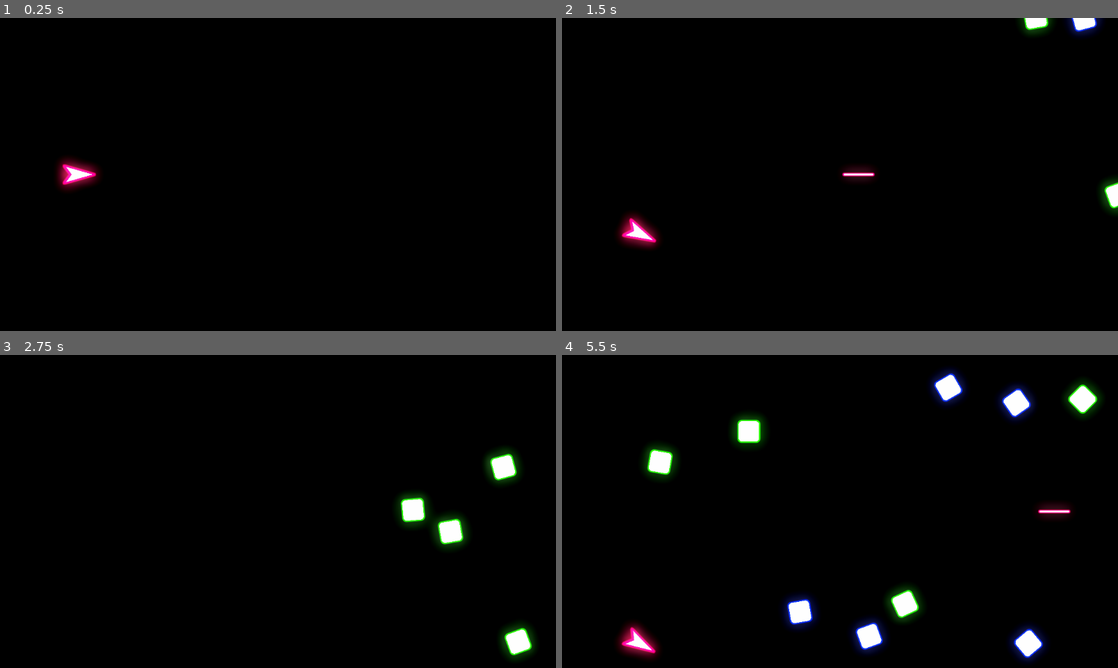
Above: before the commit, frames 1-4 (two rows, left to right).
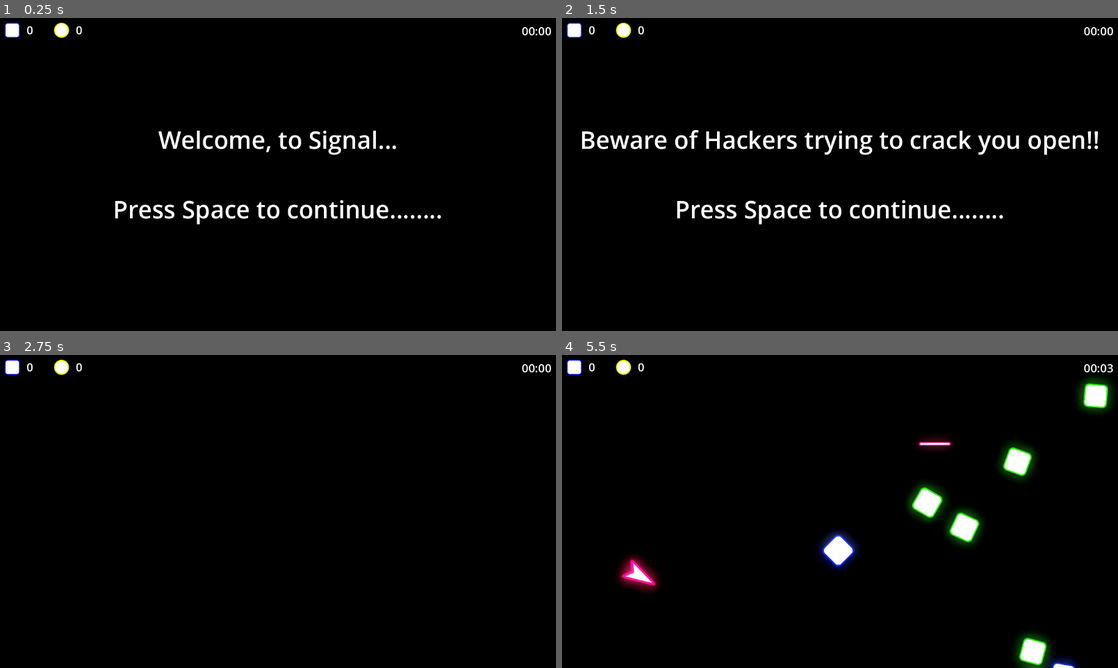
Above: after the commit, the same moments.

Repository: MUmarShahbaz/Signal
Game: Godot game, scene res://components/game/game.tscn
Two runs of this game, one before a commit and one after it. Both use one fixed random seed, a clock stepped at 60 frames per second and the inputs below.
Inputs:
- Up to frame 1 (0.25 s): no input
- Up to frame 2 (1.5 s): tap Space (next, bound only after the commit) at 0.5, 0.6, 1.25, 1.35 s; hold Right 0.53-1.28 s; hold Down (down) from 1.28 s (still down)
- Up to frame 3 (2.75 s): tap Space (next, bound only after the commit) at 2, 2.3 s; release Down (down) at 2.03 s; hold Right from 2.03 s (still down); tap Alt at 2.1 s
- Up to frame 4 (5.5 s): release Right at 2.78 s; hold Up (up) 2.78-3.53 s; tap Shift at 2.85 s; tap Space (next, bound only after the commit) at 3.05, 3.6, 4.35, 5.3 s; hold Left 3.53-5.03 s; hold Down (down) from 5.03 s (still down); tap Alt at 5.1 s

The runs differ from the first frame. In frame 1, 3.2% of the frame differs, in the area x 0-100%, y 1-66%; in frame 2, 5.4%; in frame 3, 2.8%; in frame 4, 11%, in the area x 0-100%, y 1-100%.

Commit message:
Added a HUD and Game Starting Logic
Also a bit of puslating animations to make it look less plain

Diff:
--- a/components/game/cleaner.gd
+++ b/components/game/cleaner.gd
@@ -1,4 +1,11 @@
 extends Area2D
+
+var player = preload("res://components/player/player.tscn")
 
 func _on_body_entered(body: Node2D) -> void:
 	body.queue_free()
+
+func start():
+	await get_tree().create_timer(1.0).timeout
+	var new_player = player.instantiate()
+	add_sibling(new_player)
--- a/components/game/game.tscn
+++ b/components/game/game.tscn
@@ -1,8 +1,15 @@
-[gd_scene load_steps=9 format=3 uid="uid://c7vr34q41akig"]
+[gd_scene load_steps=10 format=3 uid="uid://c7vr34q41akig"]
 
 [ext_resource type="PackedScene" uid="uid://c6p04jixa6vpf" path="res://components/spawner/spawner.tscn" id="1_8im3q"]
-[ext_resource type="PackedScene" uid="uid://buyxmhmvc54s8" path="res://components/player/player.tscn" id="2_k2e6f"]
+[ext_resource type="PackedScene" uid="uid://v62edcjcgouy" path="res://components/ui/hud.tscn" id="3_k2e6f"]
+[ext_resource type="PackedScene" uid="uid://dkjh28mf0ao1b" path="res://components/ui/intro.tscn" id="4_hp45u"]
 [ext_resource type="Script" uid="uid://c6241pfc8o3sq" path="res://components/game/cleaner.gd" id="5_k45nv"]
+
+[sub_resource type="RectangleShape2D" id="RectangleShape2D_hp45u"]
+size = Vector2(2876, 215)
+
+[sub_resource type="RectangleShape2D" id="RectangleShape2D_k45nv"]
+size = Vector2(246.5, 1822)
 
 [sub_resource type="RectangleShape2D" id="RectangleShape2D_8im3q"]
 size = Vector2(156, 1271.5)
@@ -16,13 +23,27 @@
 glow_intensity = 1.14
 glow_hdr_scale = 0.0
 
-[sub_resource type="RectangleShape2D" id="RectangleShape2D_hp45u"]
-size = Vector2(2876, 215)
+[node name="Game" type="Node2D"]
 
-[sub_resource type="RectangleShape2D" id="RectangleShape2D_k45nv"]
-size = Vector2(246.5, 1822)
+[node name="Cleaner and Player Spawner" type="Area2D" parent="."]
+collision_mask = 14
+script = ExtResource("5_k45nv")
 
-[node name="Game" type="Node2D"]
+[node name="up" type="CollisionShape2D" parent="Cleaner and Player Spawner"]
+position = Vector2(605, -843.5)
+shape = SubResource("RectangleShape2D_hp45u")
+
+[node name="down" type="CollisionShape2D" parent="Cleaner and Player Spawner"]
+position = Vector2(605, 819)
+shape = SubResource("RectangleShape2D_hp45u")
+
+[node name="left" type="CollisionShape2D" parent="Cleaner and Player Spawner"]
+position = Vector2(-919.75, -20)
+shape = SubResource("RectangleShape2D_k45nv")
+
+[node name="right" type="CollisionShape2D" parent="Cleaner and Player Spawner"]
+position = Vector2(2140, -20)
+shape = SubResource("RectangleShape2D_k45nv")
 
 [node name="Virus Spawner" parent="." node_paths=PackedStringArray("region") instance=ExtResource("1_8im3q")]
 position = Vector2(1780, 0)
@@ -46,29 +67,17 @@
 offset = Vector2(700, 0)
 zoom = Vector2(0.6, 0.6)
 
-[node name="Player" parent="." instance=ExtResource("2_k2e6f")]
-
 [node name="WorldEnvironment" type="WorldEnvironment" parent="."]
 environment = SubResource("Environment_k2e6f")
 
-[node name="CleanUpZone" type="Area2D" parent="."]
-collision_mask = 12
-script = ExtResource("5_k45nv")
+[node name="CanvasLayer" type="CanvasLayer" parent="."]
 
-[node name="up" type="CollisionShape2D" parent="CleanUpZone"]
-position = Vector2(605, -843.5)
-shape = SubResource("RectangleShape2D_hp45u")
+[node name="HUD" parent="CanvasLayer" instance=ExtResource("3_k2e6f")]
 
-[node name="down" type="CollisionShape2D" parent="CleanUpZone"]
-position = Vector2(605, 819)
-shape = SubResource("RectangleShape2D_hp45u")
+[node name="Intro" parent="CanvasLayer" instance=ExtResource("4_hp45u")]
 
-[node name="left" type="CollisionShape2D" parent="CleanUpZone"]
-position = Vector2(-919.75, -20)
-shape = SubResource("RectangleShape2D_k45nv")
-
-[node name="right" type="CollisionShape2D" parent="CleanUpZone"]
-position = Vector2(2140, -20)
-shape = SubResource("RectangleShape2D_k45nv")
-
-[connection signal="body_entered" from="CleanUpZone" to="CleanUpZone" method="_on_body_entered"]
+[connection signal="body_entered" from="Cleaner and Player Spawner" to="Cleaner and Player Spawner" method="_on_body_entered"]
+[connection signal="start" from="CanvasLayer/Intro" to="Cleaner and Player Spawner" method="start"]
+[connection signal="start" from="CanvasLayer/Intro" to="Virus Spawner" method="enable"]
+[connection signal="start" from="CanvasLayer/Intro" to="Hacker Spawner" method="enable"]
+[connection signal="start" from="CanvasLayer/Intro" to="CanvasLayer/HUD" method="start"]
--- a/components/hacker/hacker.tscn
+++ b/components/hacker/hacker.tscn
@@ -7,7 +7,82 @@
 [ext_resource type="PackedScene" uid="uid://b6xjkvh5y3c8j" path="res://components/shot/shot.tscn" id="4_vak2u"]
 
 [sub_resource type="CircleShape2D" id="CircleShape2D_vumu6"]
-radius = 34.0588
+radius = 46.0435
+
+[sub_resource type="Animation" id="Animation_s5xke"]
+resource_name = "Spawn"
+length = 0.3
+tracks/0/type = "value"
+tracks/0/imported = false
+tracks/0/enabled = true
+tracks/0/path = NodePath("Sprite:scale")
+tracks/0/interp = 1
+tracks/0/loop_wrap = true
+tracks/0/keys = {
+"times": PackedFloat32Array(0, 0.2, 0.3),
+"transitions": PackedFloat32Array(1, 1, 1),
+"update": 0,
+"values": [Vector2(0.01, 0.01), Vector2(1.5, 1.5), Vector2(1.2, 1.2)]
+}
+
+[sub_resource type="Animation" id="Animation_yi8wd"]
+length = 0.001
+tracks/0/type = "value"
+tracks/0/imported = false
+tracks/0/enabled = true
+tracks/0/path = NodePath("Sprite:scale")
+tracks/0/interp = 1
+tracks/0/loop_wrap = true
+tracks/0/keys = {
+"times": PackedFloat32Array(0),
+"transitions": PackedFloat32Array(1),
+"update": 0,
+"values": [Vector2(0.01, 0.01)]
+}
+
+[sub_resource type="Animation" id="Animation_x3lf6"]
+resource_name = "idle"
+length = 0.1
+loop_mode = 2
+tracks/0/type = "value"
+tracks/0/imported = false
+tracks/0/enabled = true
+tracks/0/path = NodePath("Sprite:scale")
+tracks/0/interp = 1
+tracks/0/loop_wrap = true
+tracks/0/keys = {
+"times": PackedFloat32Array(0, 0.1),
+"transitions": PackedFloat32Array(1, 1),
+"update": 0,
+"values": [Vector2(1.2, 1.2), Vector2(1.3, 1.3)]
+}
+
+[sub_resource type="AnimationLibrary" id="AnimationLibrary_x3lf6"]
+_data = {
+&"RESET": SubResource("Animation_yi8wd"),
+&"Spawn": SubResource("Animation_s5xke"),
+&"idle": SubResource("Animation_x3lf6")
+}
+
+[sub_resource type="AnimationNodeAnimation" id="AnimationNodeAnimation_s5xke"]
+animation = &"Spawn"
+
+[sub_resource type="AnimationNodeAnimation" id="AnimationNodeAnimation_yi8wd"]
+animation = &"idle"
+
+[sub_resource type="AnimationNodeStateMachineTransition" id="AnimationNodeStateMachineTransition_x3lf6"]
+advance_mode = 2
+
+[sub_resource type="AnimationNodeStateMachineTransition" id="AnimationNodeStateMachineTransition_3b2t5"]
+switch_mode = 2
+advance_mode = 2
+
+[sub_resource type="AnimationNodeStateMachine" id="AnimationNodeStateMachine_s5xke"]
+states/Spawn/node = SubResource("AnimationNodeAnimation_s5xke")
+states/Spawn/position = Vector2(324, 100.667)
+states/idle/node = SubResource("AnimationNodeAnimation_yi8wd")
+states/idle/position = Vector2(444, 102)
+transitions = ["Start", "Spawn", SubResource("AnimationNodeStateMachineTransition_x3lf6"), "Spawn", "idle", SubResource("AnimationNodeStateMachineTransition_3b2t5")]
 
 [node name="Hacker" type="CharacterBody2D"]
 z_index = 3
@@ -17,6 +92,7 @@
 
 [node name="Sprite" type="Sprite2D" parent="."]
 material = ExtResource("1_8i1j1")
+scale = Vector2(0.01, 0.01)
 texture = ExtResource("1_xjejf")
 
 [node name="Collider" type="CollisionShape2D" parent="."]
@@ -30,3 +106,12 @@
 z_index = 2
 interval = 1.0
 metadata/_custom_type_script = "uid://b3bb7oervp0w"
+
+[node name="AnimationPlayer" type="AnimationPlayer" parent="."]
+libraries = {
+&"": SubResource("AnimationLibrary_x3lf6")
+}
+
+[node name="AnimationTree" type="AnimationTree" parent="."]
+tree_root = SubResource("AnimationNodeStateMachine_s5xke")
+anim_player = NodePath("../AnimationPlayer")
--- a/components/player/player.gd
+++ b/components/player/player.gd
@@ -4,8 +4,6 @@
 @onready var anim_tree: AnimationTree = $"Animation Tree"
 @export var anim_speed:= 8.0
 @export var move_speed:= 600
-
-@export var Hearts: int = 3
 
 var pointing_at := 0.0
 
--- a/components/player/player.tscn
+++ b/components/player/player.tscn
@@ -6,21 +6,6 @@
 [ext_resource type="Material" uid="uid://b7hsxg70gkk5q" path="res://components/shader/halo.tres" id="4_mpawu"]
 [ext_resource type="PackedScene" uid="uid://b6xjkvh5y3c8j" path="res://components/shot/shot.tscn" id="4_wa6cj"]
 
-[sub_resource type="Animation" id="Animation_kfe3d"]
-length = 0.001
-tracks/0/type = "value"
-tracks/0/imported = false
-tracks/0/enabled = true
-tracks/0/path = NodePath("Sprite:rotation")
-tracks/0/interp = 1
-tracks/0/loop_wrap = true
-tracks/0/keys = {
-"times": PackedFloat32Array(0),
-"transitions": PackedFloat32Array(1),
-"update": 0,
-"values": [1.5708]
-}
-
 [sub_resource type="Animation" id="Animation_wa6cj"]
 resource_name = "down"
 length = 0.5
@@ -36,6 +21,18 @@
 "update": 0,
 "values": [1.5708, 2.0944]
 }
+tracks/1/type = "value"
+tracks/1/imported = false
+tracks/1/enabled = true
+tracks/1/path = NodePath("Sprite:scale")
+tracks/1/interp = 1
+tracks/1/loop_wrap = true
+tracks/1/keys = {
+"times": PackedFloat32Array(0),
+"transitions": PackedFloat32Array(1),
+"update": 0,
+"values": [Vector2(1, 1)]
+}
 
 [sub_resource type="Animation" id="Animation_mpawu"]
 resource_name = "down_n"
@@ -51,6 +48,18 @@
 "transitions": PackedFloat32Array(0.297302, 2.46229),
 "update": 0,
 "values": [2.0944, 1.5708]
+}
+tracks/1/type = "value"
+tracks/1/imported = false
+tracks/1/enabled = true
+tracks/1/path = NodePath("Sprite:scale")
+tracks/1/interp = 1
+tracks/1/loop_wrap = true
+tracks/1/keys = {
+"times": PackedFloat32Array(0),
+"transitions": PackedFloat32Array(1),
+"update": 0,
+"values": [Vector2(1, 1)]
 }
 
 [sub_resource type="Animation" id="Animation_pvtfm"]
@@ -68,6 +77,18 @@
 "update": 0,
 "values": [1.5708, 1.5708]
 }
+tracks/1/type = "value"
+tracks/1/imported = false
+tracks/1/enabled = true
+tracks/1/path = NodePath("Sprite:scale")
+tracks/1/interp = 1
+tracks/1/loop_wrap = true
+tracks/1/keys = {
+"times": PackedFloat32Array(0),
+"transitions": PackedFloat32Array(1),
+"update": 0,
+"values": [Vector2(1, 1)]
+}
 
 [sub_resource type="Animation" id="Animation_t3162"]
 resource_name = "up"
@@ -84,6 +105,18 @@
 "update": 0,
 "values": [1.5708, 1.0472]
 }
+tracks/1/type = "value"
+tracks/1/imported = false
+tracks/1/enabled = true
+tracks/1/path = NodePath("Sprite:scale")
+tracks/1/interp = 1
+tracks/1/loop_wrap = true
+tracks/1/keys = {
+"times": PackedFloat32Array(0),
+"transitions": PackedFloat32Array(1),
+"update": 0,
+"values": [Vector2(1, 1)]
+}
 
 [sub_resource type="Animation" id="Animation_ph1f6"]
 resource_name = "up_n"
@@ -99,11 +132,67 @@
 "transitions": PackedFloat32Array(0.297302, 2.46229),
 "update": 0,
 "values": [1.0472, 1.5708]
+}
+tracks/1/type = "value"
+tracks/1/imported = false
+tracks/1/enabled = true
+tracks/1/path = NodePath("Sprite:scale")
+tracks/1/interp = 1
+tracks/1/loop_wrap = true
+tracks/1/keys = {
+"times": PackedFloat32Array(0),
+"transitions": PackedFloat32Array(1),
+"update": 0,
+"values": [Vector2(1, 1)]
+}
+
+[sub_resource type="Animation" id="Animation_02tnr"]
+resource_name = "Spawn"
+length = 0.3
+tracks/0/type = "value"
+tracks/0/imported = false
+tracks/0/enabled = true
+tracks/0/path = NodePath("Sprite:scale")
+tracks/0/interp = 1
+tracks/0/loop_wrap = true
+tracks/0/keys = {
+"times": PackedFloat32Array(0, 0.2, 0.3),
+"transitions": PackedFloat32Array(1, 1, 1),
+"update": 0,
+"values": [Vector2(0.01, 0.01), Vector2(1.5, 1.5), Vector2(1, 1)]
+}
+
+[sub_resource type="Animation" id="Animation_kfe3d"]
+length = 0.001
+tracks/0/type = "value"
+tracks/0/imported = false
+tracks/0/enabled = true
+tracks/0/path = NodePath("Sprite:scale")
+tracks/0/interp = 1
+tracks/0/loop_wrap = true
+tracks/0/keys = {
+"times": PackedFloat32Array(0),
+"transitions": PackedFloat32Array(1),
+"update": 0,
+"values": [Vector2(0.01, 0.01)]
+}
+tracks/1/type = "value"
+tracks/1/imported = false
+tracks/1/enabled = true
+tracks/1/path = NodePath("Sprite:rotation")
+tracks/1/interp = 1
+tracks/1/loop_wrap = true
+tracks/1/keys = {
+"times": PackedFloat32Array(0),
+"transitions": PackedFloat32Array(1),
+"update": 0,
+"values": [1.5708]
 }
 
 [sub_resource type="AnimationLibrary" id="AnimationLibrary_pvtfm"]
 _data = {
 &"RESET": SubResource("Animation_kfe3d"),
+&"Spawn": SubResource("Animation_02tnr"),
 &"down": SubResource("Animation_wa6cj"),
 &"down_n": SubResource("Animation_mpawu"),
 &"forward": SubResource("Animation_pvtfm"),
@@ -129,14 +218,22 @@
 blend_point_2/pos = 0.0
 snap = 0.05
 
-[sub_resource type="AnimationNodeStateMachineTransition" id="AnimationNodeStateMachineTransition_kfe3d"]
+[sub_resource type="AnimationNodeAnimation" id="AnimationNodeAnimation_mpawu"]
+animation = &"Spawn"
+
+[sub_resource type="AnimationNodeStateMachineTransition" id="AnimationNodeStateMachineTransition_pvtfm"]
+advance_mode = 2
+
+[sub_resource type="AnimationNodeStateMachineTransition" id="AnimationNodeStateMachineTransition_02tnr"]
 switch_mode = 2
 advance_mode = 2
 
 [sub_resource type="AnimationNodeStateMachine" id="AnimationNodeStateMachine_ph1f6"]
 states/Move/node = SubResource("AnimationNodeBlendSpace1D_pxnim")
 states/Move/position = Vector2(446.667, 99.2949)
-transitions = ["Start", "Move", SubResource("AnimationNodeStateMachineTransition_kfe3d")]
+states/Spawn/node = SubResource("AnimationNodeAnimation_mpawu")
+states/Spawn/position = Vector2(326.667, 99.4173)
+transitions = ["Start", "Spawn", SubResource("AnimationNodeStateMachineTransition_pvtfm"), "Spawn", "Move", SubResource("AnimationNodeStateMachineTransition_02tnr")]
 graph_offset = Vector2(0, -46.6176)
 
 [node name="Player" type="CharacterBody2D" groups=["player"]]
@@ -155,6 +252,7 @@
 [node name="Sprite" type="Sprite2D" parent="."]
 material = ExtResource("4_mpawu")
 rotation = 1.5708
+scale = Vector2(0.01, 0.01)
 texture = ExtResource("1_t3162")
 offset = Vector2(0, -14)
 
@@ -169,4 +267,5 @@
 parameters/Move/blend_position = -0.00215054
 
 [node name="Collider" type="CollisionPolygon2D" parent="."]
+visible = false
 polygon = PackedVector2Array(-12, 0, -32, 26, 59, 0, -32, -26)
--- a/components/spawner/spawner.gd
+++ b/components/spawner/spawner.gd
@@ -4,6 +4,7 @@
 var virus = preload("res://components/virus/virus.tscn")
 var hacker = preload("res://components/hacker/hacker.tscn")
 
+@export var enabled : bool = false
 @export var mob: spawnable_mobs
 @export var region: CollisionShape2D
 @export var interval: float = 1.0
@@ -14,10 +15,11 @@
 var n: int = 0
 
 func _process(delta: float) -> void:
+	if not enabled: return
 	last_spawn += delta
 	if last_spawn > interval:
 		last_spawn = 0
-		var position = to_global(Vector2(randf_range(-extents.x, extents.x), randf_range(-extents.y, extents.y)))
+		var spawn_position = to_global(Vector2(randf_range(-extents.x, extents.x), randf_range(-extents.y, extents.y)))
 		var new_mob: CharacterBody2D
 		if n >= max_instances:
 			return
@@ -27,9 +29,12 @@
 			spawnable_mobs.hacker:
 				new_mob = hacker.instantiate()
 		n+=1
-		new_mob.global_position = position
+		new_mob.global_position = spawn_position
 		new_mob.tree_exited.connect(Callable(self, "mob_died"))
 		add_sibling(new_mob)
 
 func mob_died():
 	n -= 1
+
+func enable():
+	enabled = true
--- /dev/null
+++ b/components/ui/hud.gd
@@ -0,0 +1,28 @@
+extends Control
+
+@onready var time: Label = $Time
+@onready var virus: Label = $"Kill Count/Virus Counter/Count"
+@onready var hacker: Label = $"Kill Count/Hacker Counter/Count"
+
+var seconds: float = 0.0
+var begin: bool = false
+
+func start():
+	begin = true
+
+func _process(delta: float) -> void:
+	if begin:
+		seconds += delta
+		time.text = formatted_time()
+
+func killed_virus():
+	virus.text = str(int(virus.text) + 1)
+
+func killed_hacker():
+	hacker.text = str(int(hacker.text) + 1)
+
+func formatted_time():
+	var total_seconds:int = int(seconds)
+	var minutes:int = total_seconds / 60
+	var secs:int = total_seconds % 60
+	return "%02d:%02d" % [minutes, secs]
--- /dev/null
+++ b/components/ui/hud.tscn
@@ -0,0 +1,60 @@
+[gd_scene load_steps=4 format=3 uid="uid://v62edcjcgouy"]
+
+[ext_resource type="Texture2D" uid="uid://h3bh05sre1u8" path="res://components/virus/sprite1.png" id="1_kjhcr"]
+[ext_resource type="Script" uid="uid://dv4b2muxg0k46" path="res://components/ui/hud.gd" id="1_w10xe"]
+[ext_resource type="Texture2D" uid="uid://df0sqgsioojy3" path="res://components/hacker/sprite.png" id="2_kjhcr"]
+
+[node name="HUD" type="Control"]
+layout_mode = 3
+anchors_preset = 15
+anchor_right = 1.0
+anchor_bottom = 1.0
+grow_horizontal = 2
+grow_vertical = 2
+script = ExtResource("1_w10xe")
+
+[node name="Time" type="Label" parent="."]
+layout_mode = 1
+anchors_preset = 1
+anchor_left = 1.0
+anchor_right = 1.0
+offset_left = -51.0
+offset_top = 10.0
+offset_right = -10.0
+offset_bottom = 33.0
+grow_horizontal = 0
+theme_override_font_sizes/font_size = 24
+text = "00:00"
+
+[node name="Kill Count" type="HSplitContainer" parent="."]
+layout_mode = 0
+offset_right = 171.0
+offset_bottom = 51.0
+
+[node name="Virus Counter" type="HBoxContainer" parent="Kill Count"]
+layout_mode = 2
+size_flags_horizontal = 0
+
+[node name="Icon" type="TextureRect" parent="Kill Count/Virus Counter"]
+layout_mode = 2
+texture = ExtResource("1_kjhcr")
+expand_mode = 3
+
+[node name="Count" type="Label" parent="Kill Count/Virus Counter"]
+layout_mode = 2
+theme_override_font_sizes/font_size = 24
+text = "0"
+
+[node name="Hacker Counter" type="HBoxContainer" parent="Kill Count"]
+layout_mode = 2
+size_flags_horizontal = 8
+
+[node name="Icon" type="TextureRect" parent="Kill Count/Hacker Counter"]
+layout_mode = 2
+texture = ExtResource("2_kjhcr")
+expand_mode = 2
+
+[node name="Count" type="Label" parent="Kill Count/Hacker Counter"]
+layout_mode = 2
+theme_override_font_sizes/font_size = 24
+text = "0"
--- /dev/null
+++ b/components/ui/intro.gd
@@ -0,0 +1,24 @@
+extends Control
+
+@onready var label:Label = $Label
+
+var messages: Array[String] = [
+	"Welcome, to Signal...",
+	"In case you still don't understand,\nthe user just sent a signal to his friend.",
+	"And you, my buddy ol' pal, are that signal.",
+	"You're job is to go through the internet,\na place full of floating viruses.",
+	"Beware of Hackers trying to crack you open!!",
+	"Use WS or Up Down Arrow keys to move"
+]
+var continue_message: String = "Press Space to continue........"
+var current_text: int = 0
+
+signal start()
+
+func _process(_delta: float) -> void:
+	label.text = messages[current_text] + "\n\n" + continue_message
+	if Input.is_action_just_pressed("next"):
+		current_text += 1
+	if current_text >= messages.size():
+		emit_signal("start")
+		queue_free()
--- /dev/null
+++ b/components/ui/intro.tscn
@@ -0,0 +1,25 @@
+[gd_scene load_steps=2 format=3 uid="uid://dkjh28mf0ao1b"]
+
+[ext_resource type="Script" uid="uid://c4yllqr5dn4jb" path="res://components/ui/intro.gd" id="1_kg7c5"]
+
+[node name="Intro" type="Control"]
+layout_mode = 3
+anchors_preset = 15
+anchor_right = 1.0
+anchor_bottom = 1.0
+grow_horizontal = 2
+grow_vertical = 2
+script = ExtResource("1_kg7c5")
+
+[node name="Label" type="Label" parent="."]
+layout_mode = 1
+anchors_preset = 15
+anchor_right = 1.0
+anchor_bottom = 1.0
+grow_horizontal = 2
+grow_vertical = 2
+theme_override_colors/font_color = Color(1, 1, 1, 1)
+theme_override_font_sizes/font_size = 50
+text = "Some Text"
+horizontal_alignment = 1
+vertical_alignment = 1
--- a/components/virus/virus.gd
+++ b/components/virus/virus.gd
@@ -13,7 +13,7 @@
 	sprite.texture = sp1 if randi_range(0, 1) == 0 else sp2
 	y = randf_range(-max_angle, max_angle)
 
-func _process(delta: float) -> void:
+func _process(_delta: float) -> void:
 	velocity = Vector2(-1, y).normalized() * 400
 	move_and_slide()
 
--- a/components/virus/virus.tscn
+++ b/components/virus/virus.tscn
@@ -5,10 +5,11 @@
 [ext_resource type="Script" uid="uid://c8tdh4ykaj38q" path="res://components/virus/virus.gd" id="1_humf0"]
 
 [sub_resource type="CircleShape2D" id="CircleShape2D_hgm0u"]
-radius = 35.0571
+radius = 37.0
 
 [sub_resource type="Animation" id="Animation_humf0"]
 length = 0.001
+loop_mode = 1
 tracks/0/type = "value"
 tracks/0/imported = false
 tracks/0/enabled = true
@@ -20,6 +21,18 @@
 "transitions": PackedFloat32Array(1),
 "update": 0,
 "values": [0.0]
+}
+tracks/1/type = "value"
+tracks/1/imported = false
+tracks/1/enabled = true
+tracks/1/path = NodePath("Sprite:scale")
+tracks/1/interp = 1
+tracks/1/loop_wrap = true
+tracks/1/keys = {
+"times": PackedFloat32Array(0),
+"transitions": PackedFloat32Array(1),
+"update": 0,
+"values": [Vector2(1, 1)]
 }
 
 [sub_resource type="Animation" id="Animation_4atth"]
@@ -38,6 +51,18 @@
 "update": 0,
 "values": [0.0, 1.5708]
 }
+tracks/1/type = "value"
+tracks/1/imported = false
+tracks/1/enabled = true
+tracks/1/path = NodePath("Sprite:scale")
+tracks/1/interp = 1
+tracks/1/loop_wrap = true
+tracks/1/keys = {
+"times": PackedFloat32Array(0, 0.15, 0.3),
+"transitions": PackedFloat32Array(1, 1, 1),
+"update": 0,
+"values": [Vector2(1, 1), Vector2(1.1, 1.1), Vector2(1, 1)]
+}
 
 [sub_resource type="AnimationLibrary" id="AnimationLibrary_hgm0u"]
 _data = {
@@ -46,7 +71,7 @@
 }
 
 [sub_resource type="CircleShape2D" id="CircleShape2D_humf0"]
-radius = 35.0571
+radius = 37.0
 
 [node name="Virus" type="CharacterBody2D"]
 z_index = 1
@@ -54,12 +79,12 @@
 collision_mask = 0
 script = ExtResource("1_humf0")
 
-[node name="Collider" type="CollisionShape2D" parent="."]
-shape = SubResource("CircleShape2D_hgm0u")
-
 [node name="Sprite" type="Sprite2D" parent="."]
 material = ExtResource("1_hgm0u")
 texture = ExtResource("1_4atth")
+
+[node name="Collider" type="CollisionShape2D" parent="."]
+shape = SubResource("CircleShape2D_hgm0u")
 
 [node name="AnimationPlayer" type="AnimationPlayer" parent="."]
 libraries = {
--- a/project.godot
+++ b/project.godot
@@ -41,6 +41,11 @@
 , Object(InputEventKey,"resource_local_to_scene":false,"resource_name":"","device":-1,"window_id":0,"alt_pressed":false …(183 unchanged characters)…
 ]
 }
+next={
+"deadzone": 0.2,
+"events": [Object(InputEventKey,"resource_local_to_scene":false,"resource_name":"","device":-1,"window_id":0,"alt_pressed":false,"shift_pressed":false,"ctrl_pressed":false,"meta_pressed":false,"pressed":false,"keycode":0,"physical_keycode":32,"key_label":0,"unicode":32,"location":0,"echo":false,"script":null)
+]
+}
 
 [rendering]
 
Not shown: 1 places in components/hacker/hacker.tscn that only renumber resources
Not shown: 1 places in components/player/player.tscn that only renumber resources
Not shown, added: components/ui/hud.gd.uid
Not shown, added: components/ui/intro.gd.uid
